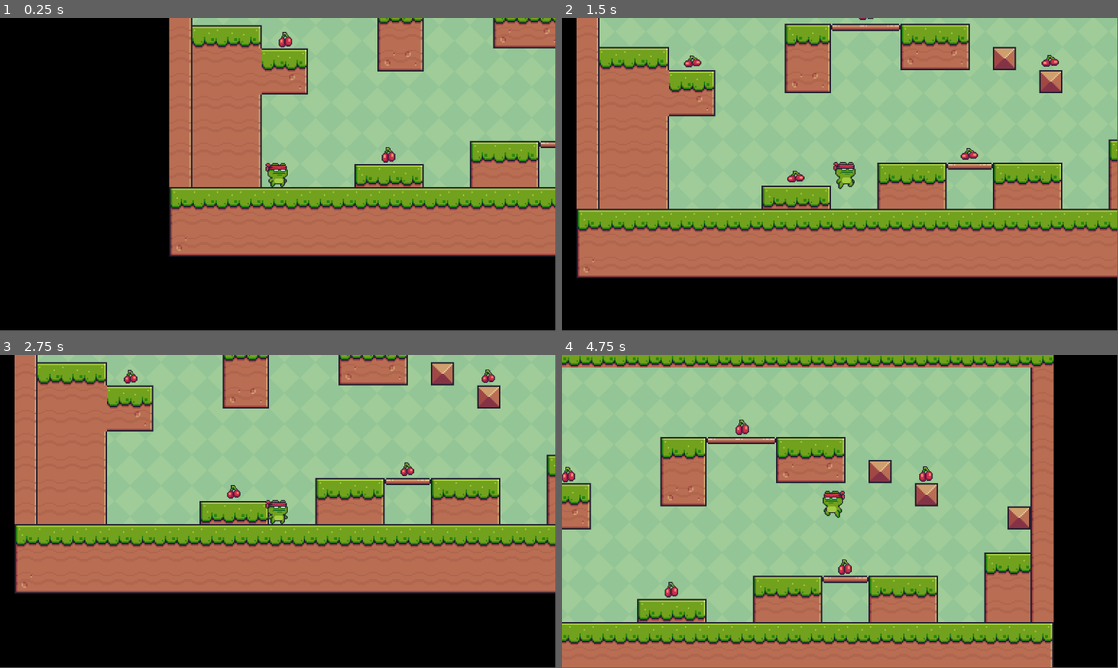
Above: before the commit, frames 1-4 (two rows, left to right).
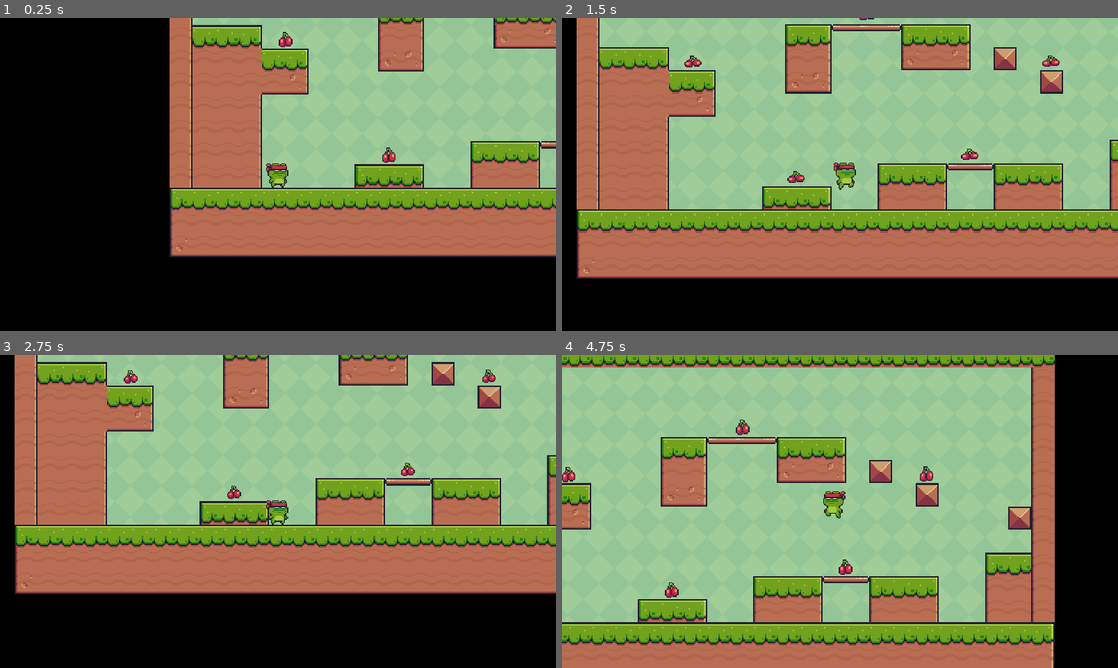
Above: after the commit, the same moments.

Repository: MichaelRMartinez/2d-platformer
Game: Godot game, scene res://scenes/main.tscn
Same seed, same stepped clock (60 frames per second), same inputs: the game is played once before the commit and once after it. The project has no main scene, so this scene is started directly.
Inputs:
- Up to frame 1 (0.25 s): no input
- Up to frame 2 (1.5 s): hold D (right) from 0.53 s (still down); tap Space (jump) at 0.77 s
- Up to frame 3 (2.75 s): tap Space (jump) at 1.52 s; release D (right) at 2.03 s; hold A (left) from 2.03 s (still down)
- Up to frame 4 (4.75 s): release A (left) at 2.78 s; hold D (right) 2.78-4.28 s; tap Space (jump) at 3.02, 3.77, 4.52 s; hold A (left) from 4.28 s (still down)
In our replay, the window is 799x449 before the commit and 800x450 after it. These sizes can differ from the game's own. Grey fills any space a smaller window leaves; there, only what the larger window draws over its background counts as a difference.

The runs differ from the first frame. In frame 1, 3.4% of the frame differs, in the area x 30-100%, y 0-77%; in frame 2, 5.1%; in frame 3, 4.1%; in frame 4, 5.1%, in the area x 0-100%, y 0-100%.

Commit message:
Prevent level 1 background from resizing in odd manners; Update stretch mode to canvas_items

Diff:
--- a/project.godot
+++ b/project.godot
@@ -13,6 +13,10 @@
 config/name="2d-platformer"
 config/features=PackedStringArray("4.3", "Mobile")
 config/icon="res://icon.svg"
+
+[display]
+
+window/stretch/mode="canvas_items"
 
 [input]
 
--- a/scenes/main.tscn
+++ b/scenes/main.tscn
@@ -173,11 +173,8 @@
 
 [node name="TextureRect" type="TextureRect" parent="."]
 texture_filter = 1
-anchors_preset = 15
-anchor_right = 1.0
-anchor_bottom = 1.0
-grow_horizontal = 2
-grow_vertical = 2
+offset_right = 1157.0
+offset_bottom = 657.0
 texture = ExtResource("1_dp7w4")
 stretch_mode = 1
 metadata/_edit_lock_ = true
